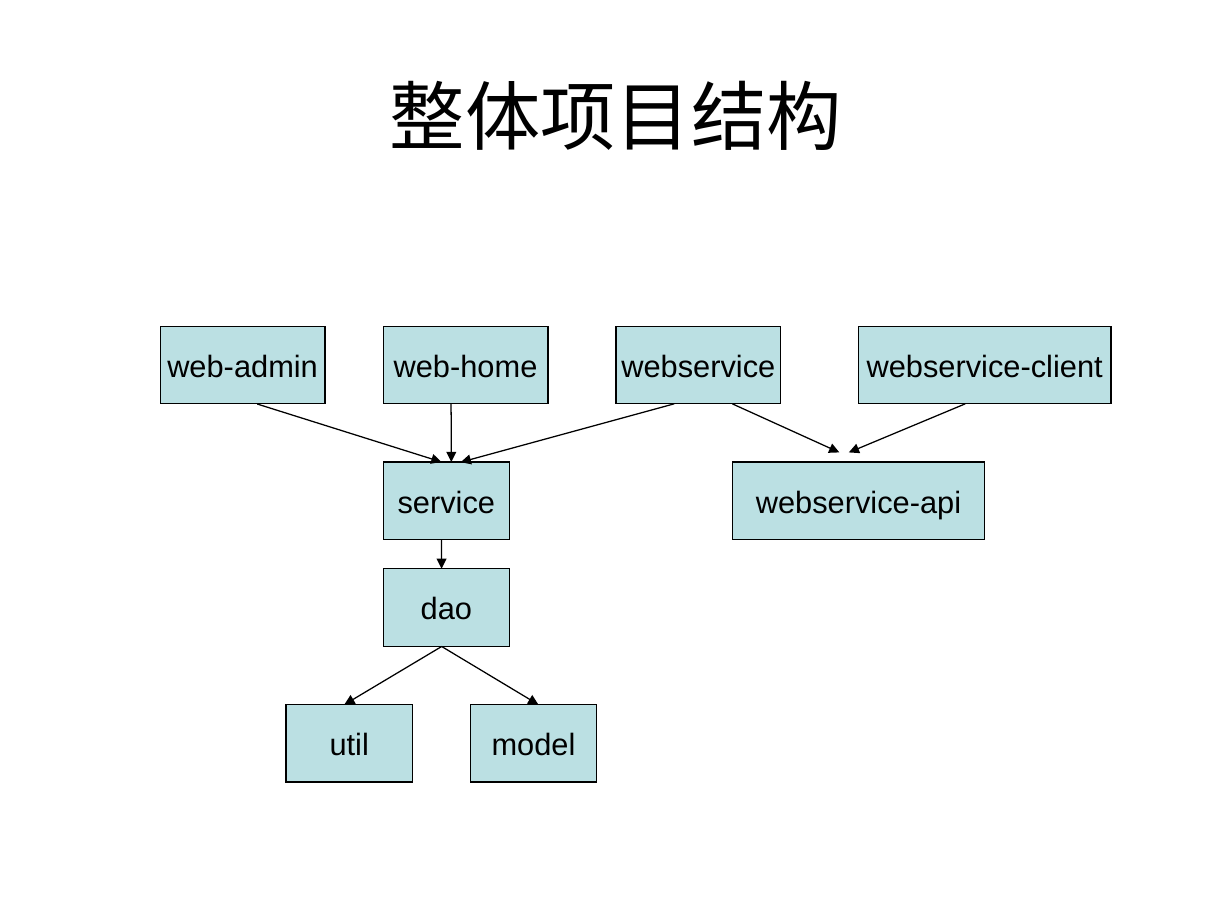
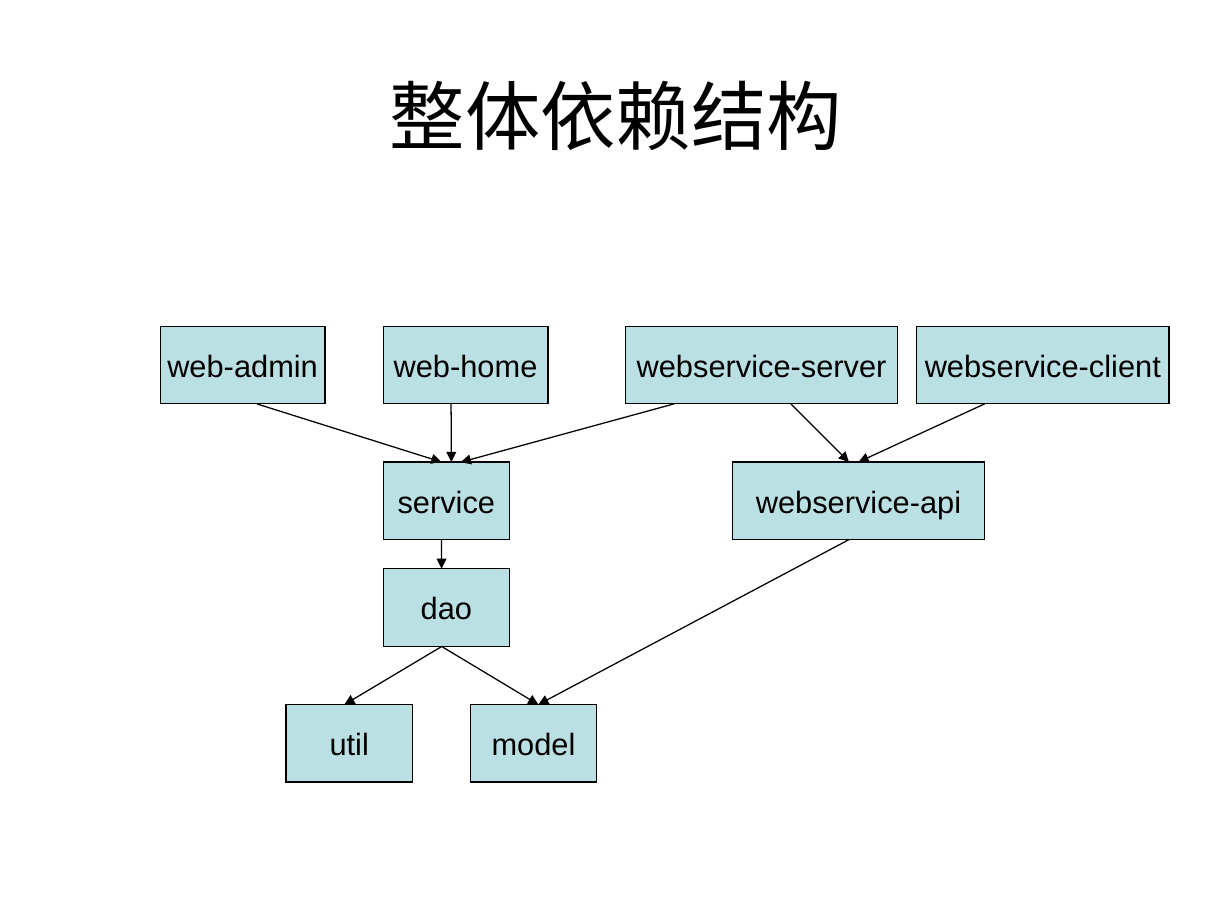
Before and after one commit to badqiu/archetype, a slide deck: slide 5 of doc/培训文档/rapid脚手架项目.ppt (slide 4 before the commit). Drawn at 1232x924 pixels with LibreOffice and Linux fonts; fonts in the diff are those of the drawing. Boxes give left, top, right and bottom in pixels: in the first picture for what was removed or moved away, otherwise in the second. Text is boxed around its words. In the diff, an @@ line names an element or a change of style, - is before the commit and + after.

```diff
--- a/doc/培训文档/rapid脚手架项目.ppt
+++ b/doc/培训文档/rapid脚手架项目.ppt
@@ title at [390,80,842,150]: text changed @@
-整体项目结构
+整体依赖结构
@@ rectangle "webservice-server": place and size @@
-rectangle "webservice-server" at [616,326,781,404]
+rectangle "webservice-server" at [626,326,897,404]
@@ rectangle "webservice-client": place and size @@
-rectangle "webservice-client" at [859,326,1111,404]
+rectangle "webservice-client" at [917,326,1169,404]
@@ text in rectangle at [637,354,887,378]: text changed @@
-webservice
+webservice-server
@@ arrow moved from (732, 404) - (839, 452) to (791, 404) - (849, 462) @@
@@ arrow moved from (965, 404) - (849, 452) to (984, 404) - (859, 462) @@
@@ arrow added from (849, 540) to (538, 705), #000000 0.74 pt @@
```
Also in this commit, not shown: 6 other slides changed, 3 slides added, 3 other files.
